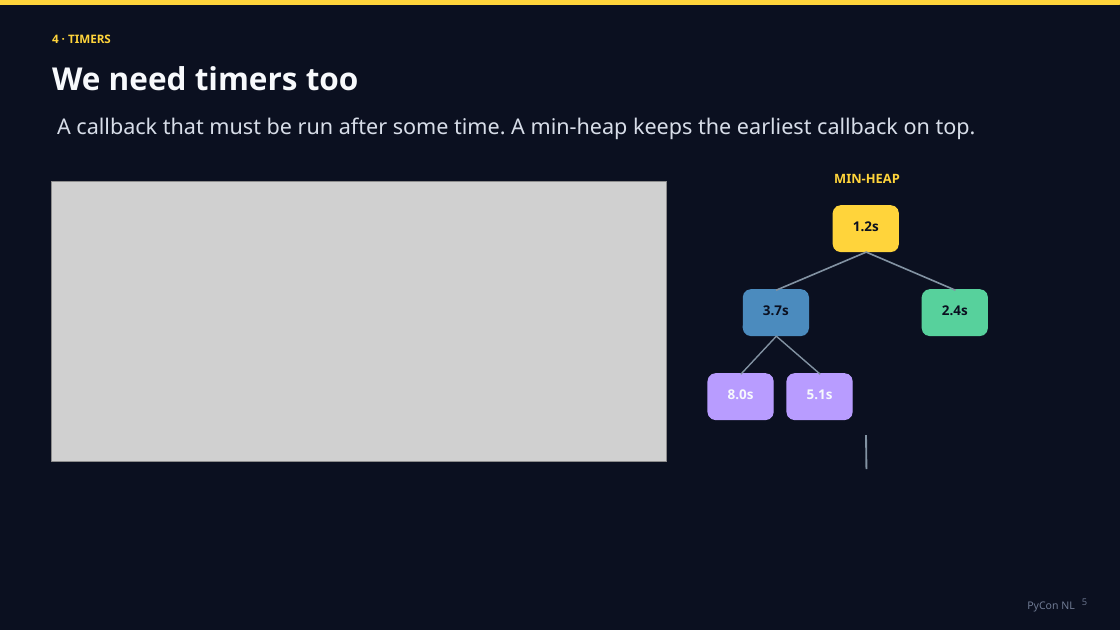
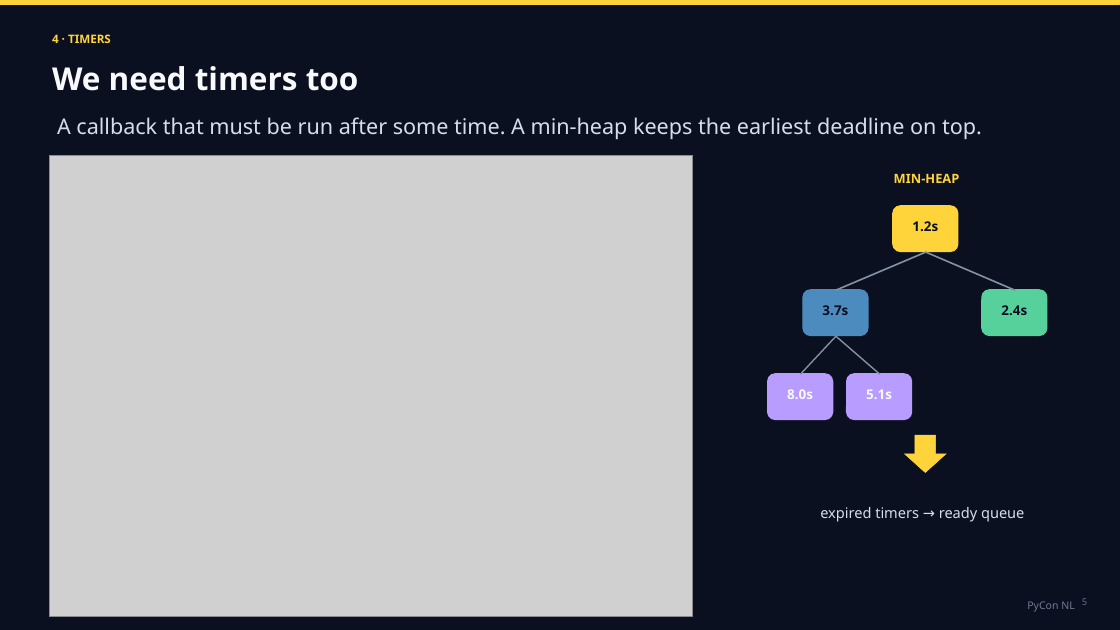
Before and after one commit to tarasko/eduloop, a slide deck: slide 6 of slides/TarasKozlov_AsyncioLoop.pptx. Drawn at 1120x630 pixels with LibreOffice and Linux fonts; fonts in the diff are those of the drawing; grey boxes stand for pictures. Boxes give left, top, right and bottom in pixels: in the first picture for what was removed or moved away, otherwise in the second. Text is boxed around its words. In the diff, an @@ line names an element or a change of style, - is before the commit and + after.

```diff
--- a/slides/TarasKozlov_AsyncioLoop.pptx
+++ b/slides/TarasKozlov_AsyncioLoop.pptx
@@ text at bbox=[57, 117, 982, 139]: text changed @@
-A callback that must be run after some time. A min-heap keeps the earliest callback on top.
+A callback that must be run after some time. A min-heap keeps the earliest deadline on top.
@@ picture: place and size @@
-picture at bbox=[51, 181, 666, 462]
+picture at bbox=[49, 155, 693, 617]
@@ text "MIN-HEAP": place and size @@
-text "MIN-HEAP" at bbox=[834, 173, 900, 183]
+text "MIN-HEAP" at bbox=[894, 173, 960, 183]
@@ line moved from (866, 252) - (955, 291) to (926, 252) - (836, 291) @@
@@ line moved from (866, 252) - (776, 291) to (926, 252) - (1015, 291) @@
@@ 5 texts, 3 rounded rectangles, 1 line: place and size @@
-5 texts, 3 rounded rectangles, 1 line at bbox=[728, 206, 987, 470]
+5 texts, 3 rounded rectangles, 1 line at bbox=[787, 206, 1047, 470]
@@ line moved from (776, 336) - (820, 375) to (836, 336) - (801, 375) @@
@@ line moved from (776, 336) - (741, 375) to (836, 336) - (880, 375) @@
@@ rounded rectangle: place and size @@
-rounded rectangle at bbox=[787, 374, 852, 419]
+rounded rectangle at bbox=[768, 374, 833, 419]
@@ rounded rectangle: place and size @@
-rounded rectangle at bbox=[708, 374, 773, 419]
+rounded rectangle at bbox=[847, 374, 912, 419]
@@ down arrow added at bbox=[905, 435, 946, 472], fill #FFD43B, outline #FFD43B 0.5 pt @@
@@ text added at bbox=[820, 507, 1024, 522], 12.5 pt, text #D7DDE8 @@
+expired timers → ready queue
```
Also in this commit, not shown: 9 other slides changed, 4 slides removed.
